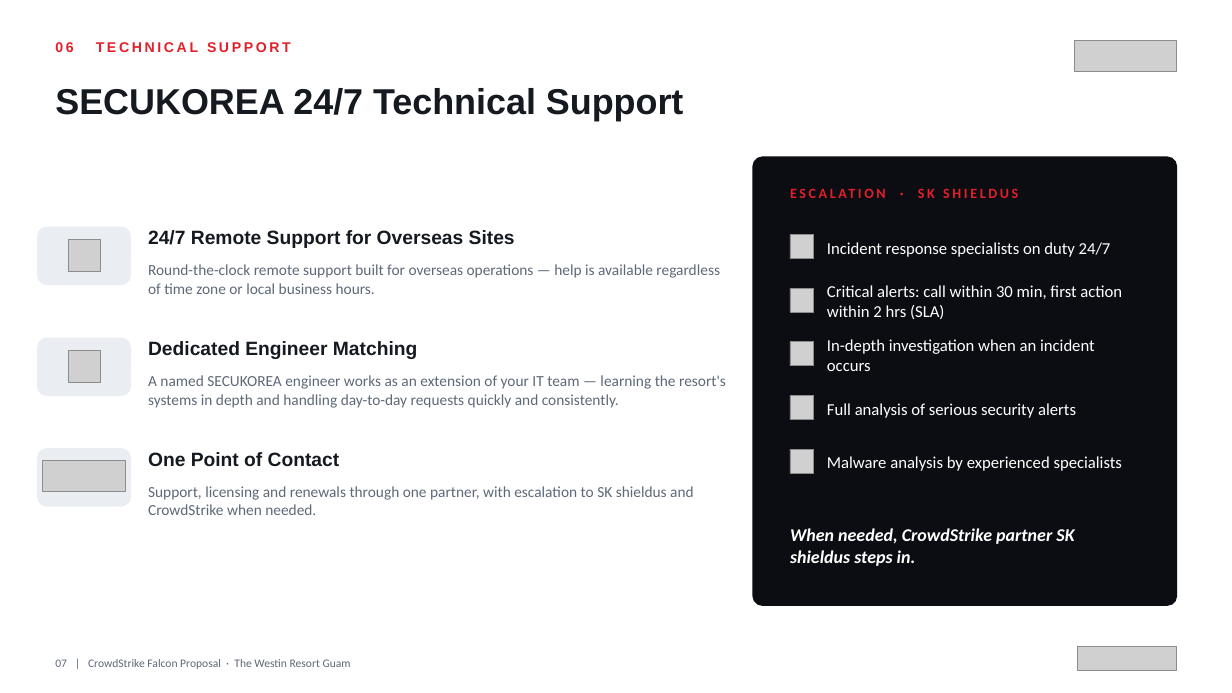
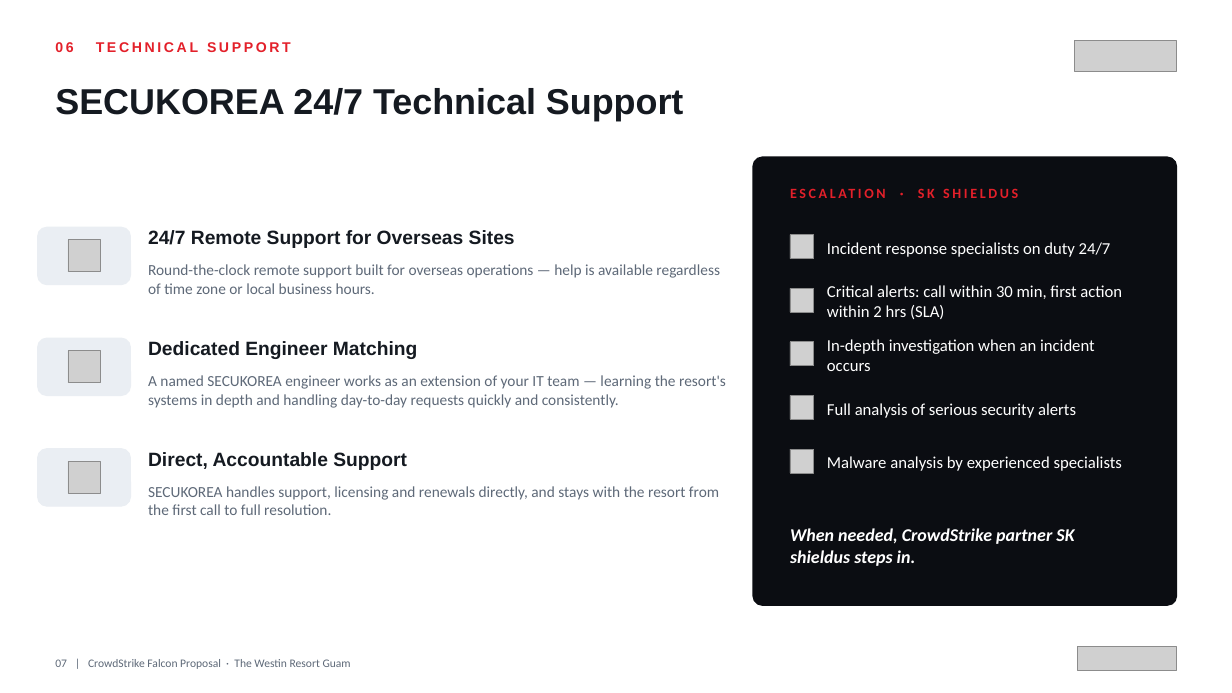
Before and after one commit to BigLee-Creator/Recommendations, a slide deck: slide 7 of ENG._CrowdStrike_Falcon_Proposal_for_Westin_Resort_Guam_SECUKOREA.pptx. Drawn at 1232x693 pixels with LibreOffice and Linux fonts; fonts in the diff are those of the drawing; grey boxes stand for pictures. Boxes give left, top, right and bottom in pixels: in the first picture for what was removed or moved away, otherwise in the second. Text is boxed around its words. In the diff, an @@ line names an element or a change of style, - is before the commit and + after.

```diff
--- a/ENG._CrowdStrike_Falcon_Proposal_for_Westin_Resort_Guam_SECUKOREA.pptx
+++ b/ENG._CrowdStrike_Falcon_Proposal_for_Westin_Resort_Guam_SECUKOREA.pptx
@@ picture: place and size @@
-picture at (43,460,125,492)
+picture at (68,461,101,494)
@@ text at (148,452,407,470): text changed @@
-One Point of Contact
+Direct, Accountable Support
@@ text at (148,486,719,515): text changed @@
-Support, licensing and renewals through one partner, with escalation to SK shieldus and CrowdStrike when needed.
+SECUKOREA handles support, licensing and renewals directly, and stays with the resort from the first call to full resolution.
```
Also in this commit, not shown: 5 other slides changed, 1 slide added, 1 slide removed, 1 other file.
